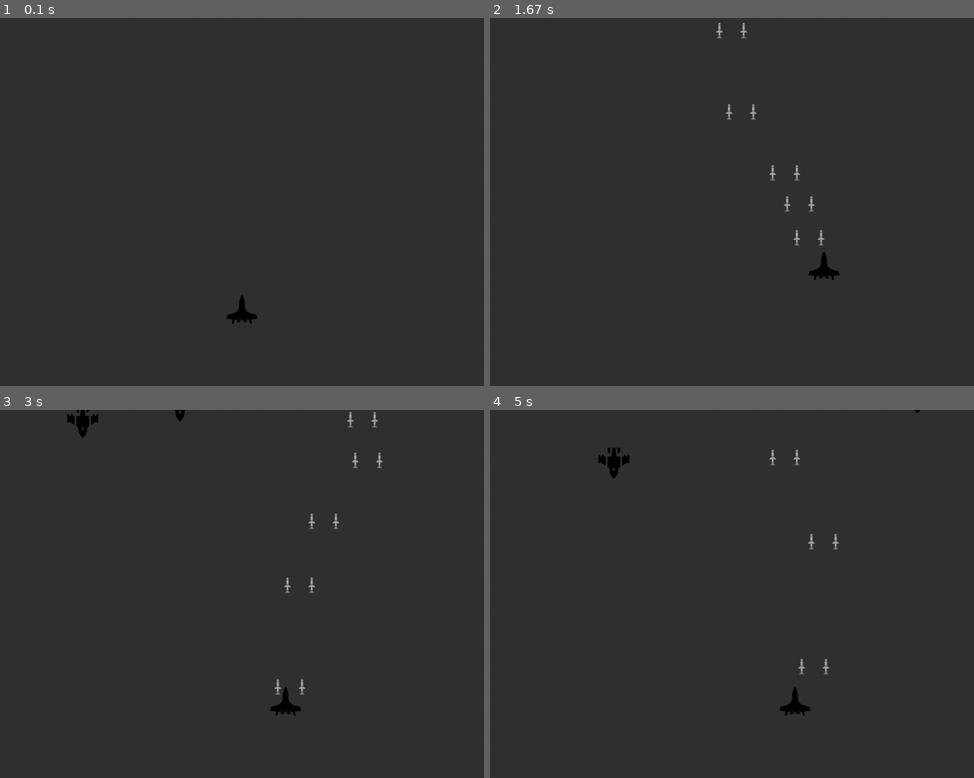
Above: before the commit, frames 1-4 (two rows, left to right).
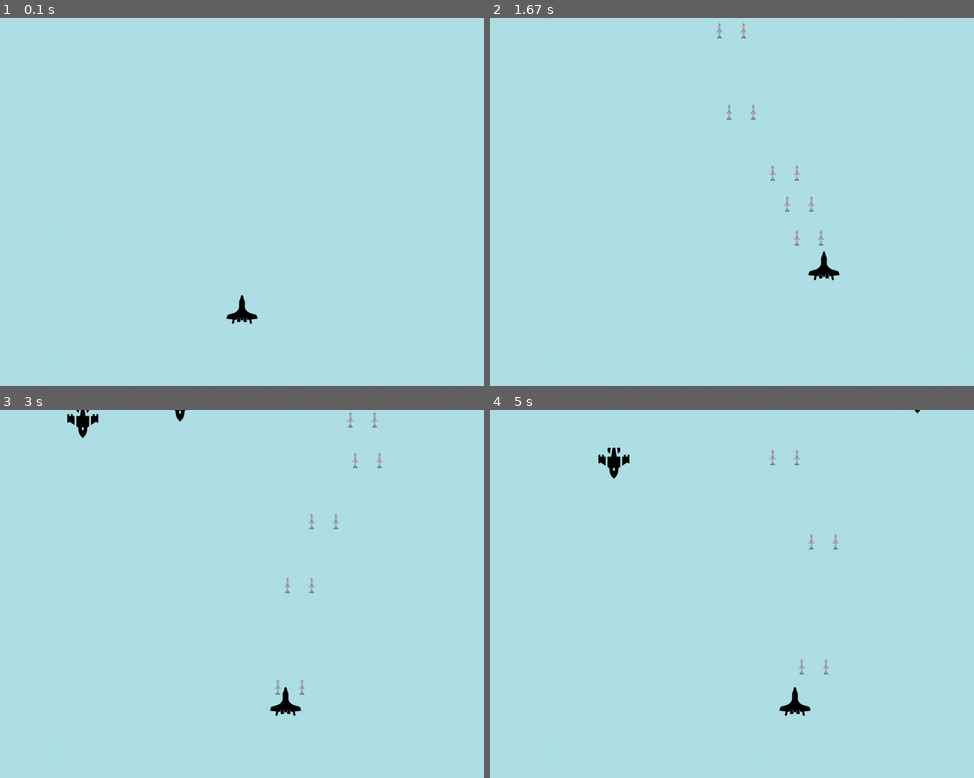
Above: after the commit, the same moments.

Repository: eric101789/PyGame_2022
Game: pygame game, started from main/main.py
Two runs of this game, one before a commit and one after it. Both use one fixed random seed, a clock stepped at 60 frames per second and the inputs below.
Inputs:
- Up to frame 1 (0.1 s): no input
- Up to frame 2 (1.67 s): tap Space at 0.33, 0.73, 1.03, 1.23, 1.57 s; hold D 0.67-1.13 s; hold W 1.17-1.47 s; hold D from 1.5 s (still down)
- Up to frame 3 (3 s): tap Space at 1.87, 2.07, 2.37, 2.63, 2.97 s; release D at 1.97 s; hold A 2-2.53 s; hold S 2.57-2.87 s; hold A from 2.9 s (still down)
- Up to frame 4 (5 s): tap Space at 3.27, 3.4, 3.8, 4.1, 4.47, 4.87 s; release A at 3.3 s; hold W 3.33-3.7 s; hold D 3.73-4.37 s; hold S 4.4-4.77 s; hold A from 4.8 s (still down)

The runs differ from the first frame. In frame 1, 100% of the frame differs, in the area x 0-100%, y 0-100%; in frame 2, 100%; in frame 3, 100%; in frame 4, 100%.

Commit message:
2022/05/25 細節優化_1

Diff:
--- a/main/explosion.py
+++ b/main/explosion.py
@@ -30,8 +30,10 @@
             Explosion.explosion_effect.append(pygame.image.load(icon_path))
             icon_path = __parent_path / 'res' / 'explosion_large.png'
             Explosion.explosion_effect.append(pygame.image.load(icon_path))
+            # Explosion.explosion_effect.append(pygame.image.load(icon_path))
+            icon_path = __parent_path / 'res' / 'explosion_medium.png'
             Explosion.explosion_effect.append(pygame.image.load(icon_path))
-            icon_path = __parent_path / 'res' / 'explosion_medium.png'
+            icon_path = __parent_path / 'res' / 'explosion_small.png'
             Explosion.explosion_effect.append(pygame.image.load(icon_path))
 
         self.__image_index = 0
--- a/main/main.py
+++ b/main/main.py
@@ -26,7 +26,8 @@
 icon = pygame.image.load(icon_path)  # 載入圖示
 pygame.display.set_icon(icon)
 background = pygame.Surface(screen.get_size())
-background.fill((50, 50, 50))  # 畫布圍鐵黑色(三個參數為RGB)
+# background.fill((50, 50, 50))  # 畫布圍鐵黑色(三個參數為RGB)
+background.fill((176, 224, 230))
 background = background.convert()  # 改變pixel format，加快顯示速度
 
 fps = 120  # 更新頻率，包含畫面更新與事件更新
--- a/main/player.py
+++ b/main/player.py
@@ -17,7 +17,8 @@
         self._image = pygame.image.load(self.__player_path)
         self._center = self._x + self._image.get_rect().w / 2, self._y + self._image.get_rect().h / 2
         self._radius = 0.3 * math.hypot(self._image.get_rect().w, self._image.get_rect().h)  # 碰撞半徑
-        self._hp = 100  # 玩家HP
+        # self._hp = 100  # 玩家HP
+        self._hp = 10
         if xy is None:
             self._x = (self._playground[0] - self._image.get_rect().w) / 2
             self._y = 3 * self._playground[1] / 4
